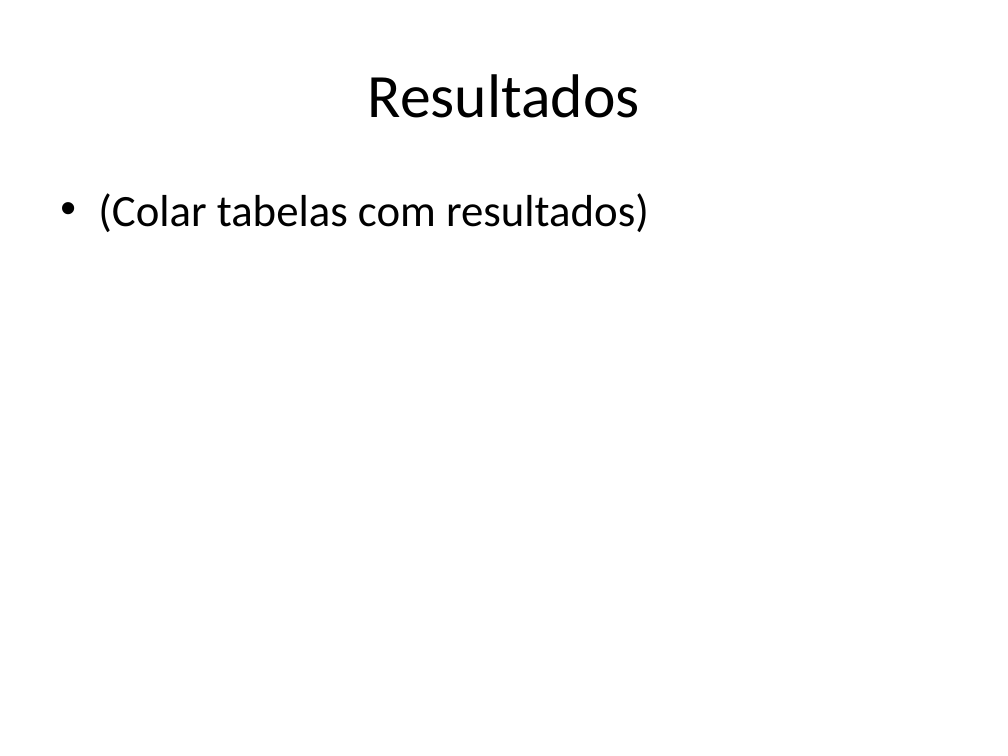
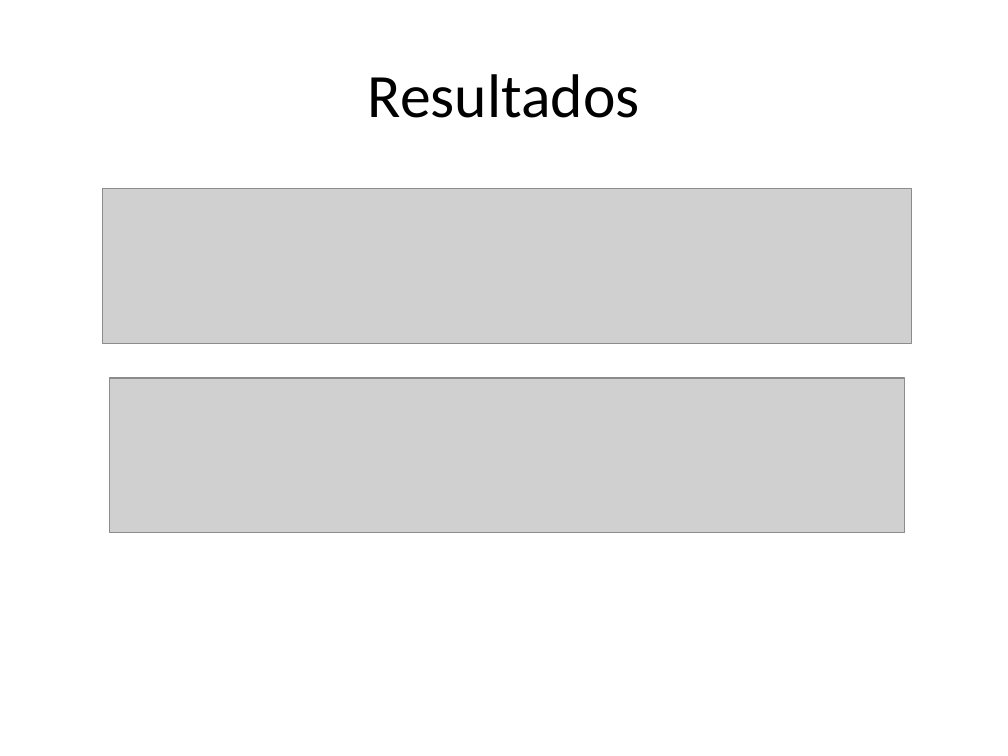
Before and after one commit to andersonberg/srsom, a slide deck: slide 27 of Apresentação/TCC_AndersonBerg_Apresentação_20091206_V1.pptx. Drawn at 1008x756 pixels with LibreOffice and Linux fonts; fonts in the diff are those of the drawing; grey boxes stand for pictures. Boxes give left, top, right and bottom in pixels: in the first picture for what was removed or moved away, otherwise in the second. Text is boxed around its words. In the diff, an @@ line names an element or a change of style, - is before the commit and + after.

```diff
--- a/Apresentação/TCC_AndersonBerg_Apresentação_20091206_V1.pptx
+++ b/Apresentação/TCC_AndersonBerg_Apresentação_20091206_V1.pptx
@@ text removed at [98, 193, 649, 232] @@
-• (Colar tabelas com resultados)
@@ picture added at [103, 188, 912, 343] @@
@@ picture added at [110, 378, 905, 532] @@
```
Also in this commit, not shown: 8 other slides changed, 2 slides added, 2 slides removed, 1 other file.
